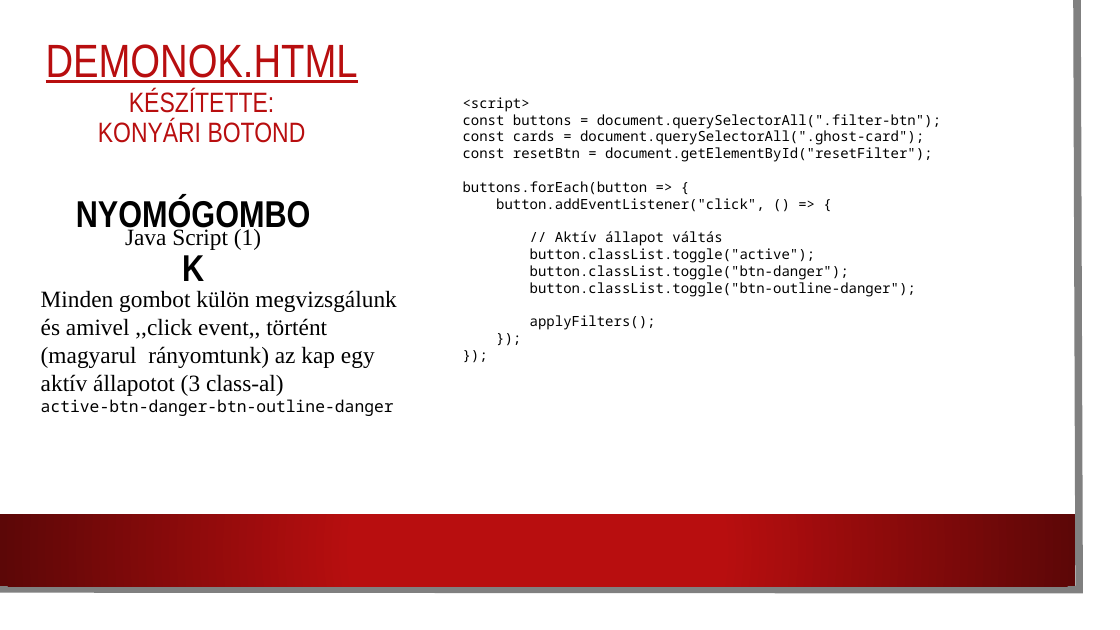
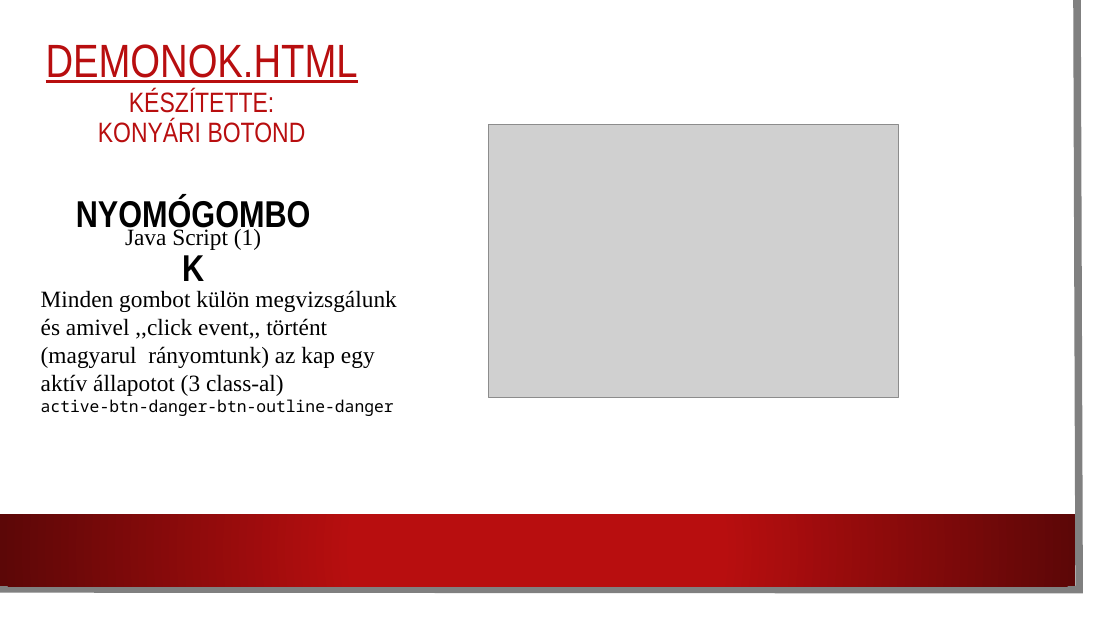
Before and after one commit to konyari-botond/Rajongoi9A-A, a slide deck: slide 8 of Bemutató (1).pptx. Drawn at 1120x630 pixels with LibreOffice and Linux fonts; fonts in the diff are those of the drawing; grey boxes stand for pictures; background and template pictures are left out. Boxes give left, top, right and bottom in pixels: in the first picture for what was removed or moved away, otherwise in the second. Text is boxed around its words. In the diff, an @@ line names an element or a change of style, - is before the commit and + after.

```diff
--- a/Bemutató (1).pptx
+++ b/Bemutató (1).pptx
@@ text removed at (x1=463, y1=97, x2=941, y2=330) @@
-<script>
-const buttons = document.querySelectorAll(".filter-btn");
-const cards = document.querySelectorAll(".ghost-card");
-const resetBtn = document.getElementById("resetFilter");
-buttons.forEach(button => {
-button.addEventListener("click", () => {
-// Aktív állapot váltás
-button.classList.toggle("active");
-button.classList.toggle("btn-danger");
-button.classList.toggle("btn-outline-danger");
-applyFilters();
-});
-});
@@ picture added at (x1=489, y1=124, x2=899, y2=397) @@
```
Also in this commit, not shown: 5 other slides changed, 1 other file.
